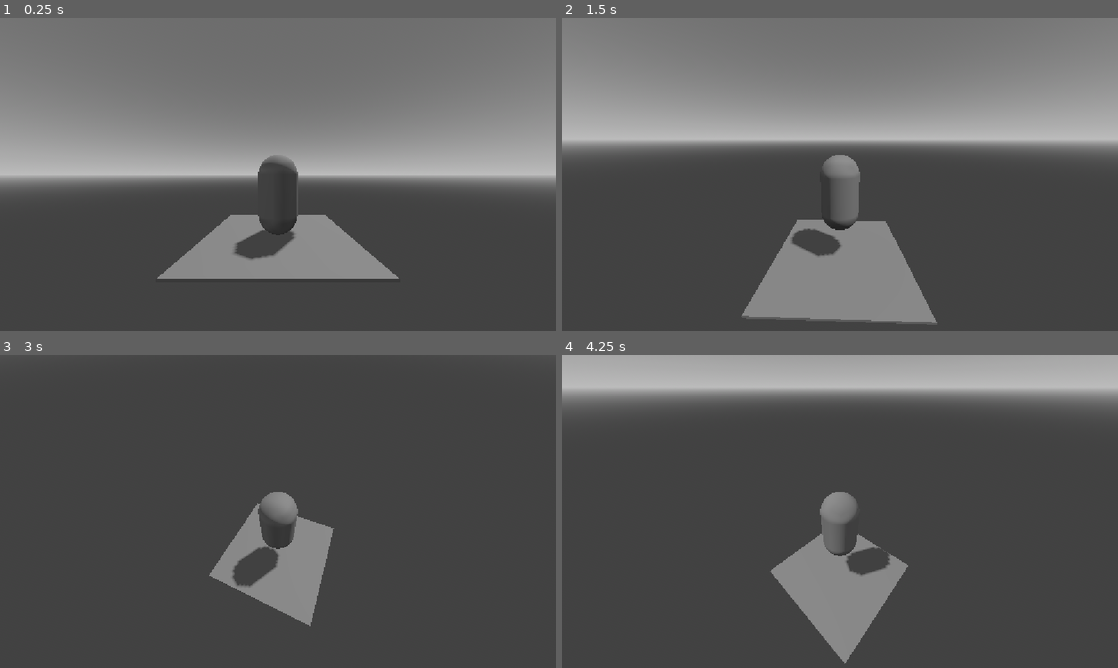
Above: before the commit, frames 1-4 (two rows, left to right).
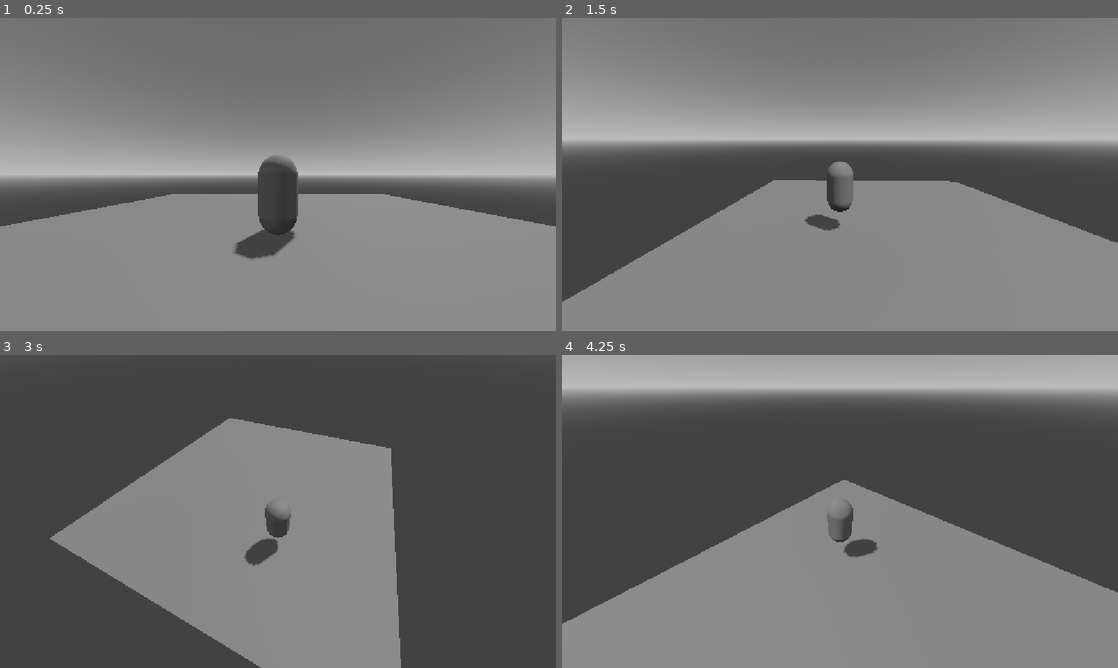
Above: after the commit, the same moments.

Repository: RayTK09/NullscapeFadingWorld
Game: Godot game, scene res://scenes/player_test.tscn
Same seed, same stepped clock (60 frames per second), same inputs: the game is played once before the commit and once after it.
Inputs (mouse positions are in pixels of both pictures, inside the frame that each line leads up to):
- Up to frame 1 (0.25 s): no input
- Up to frame 2 (1.5 s): tap Enter at 0.5 s; move the mouse to (962, 158) at 0.52 s; hold D (Right) 0.53-1.28 s; tap Mouse wheel up (zoomIn, bound only after the commit) at 0.6 s; click (962, 158) at 0.67 s; tap Space (Jump) at 0.77 s; tap Mouse wheel down (zoomOut, bound only after the commit) at 0.8, 1.35 s; move the mouse to (728, 190) at 1.27 s; hold S (Backward) from 1.28 s (still down); click (728, 190) at 1.42 s
- Up to frame 3 (3 s): tap Space (Jump) at 1.52, 2.75 s; tap Mouse wheel up (zoomIn, bound only after the commit) at 1.55, 2.1 s; move the mouse to (333, 442) at 2.02 s; release S (Backward) at 2.03 s; hold D (Right) 2.03-2.78 s; click (333, 442) at 2.17 s; tap Mouse wheel down (zoomOut, bound only after the commit) at 2.3, 2.85 s; move the mouse to (250, 574) at 2.77 s; hold W (Forward) from 2.78 s (still down); click (250, 574) at 2.92 s
- Up to frame 4 (4.25 s): tap Space (Jump) at 3.02, 3.77 s; tap Mouse wheel up (zoomIn, bound only after the commit) at 3.05 s; move the mouse to (1006, 558) at 3.52 s; release W (Forward) at 3.53 s; hold A (Left) from 3.53 s (still down); tap Alt at 3.6 s; click (1006, 558) at 3.67 s; tap Mouse wheel down (zoomOut, bound only after the commit) at 3.8 s

The runs differ from the first frame. In frame 1, 34% of the frame differs, in the area x 0-100%, y 56-100%; in frame 2, 30%; in frame 3, 30%; in frame 4, 34%, in the area x 0-100%, y 40-100%.

Commit message:
finally figured out player rotation
spent an hour on figuring out how to rotate the player when it moves. I am not proud of how long this took.

Diff:
--- a/project.godot
+++ b/project.godot
@@ -70,6 +70,16 @@
 "events": [Object(InputEventKey,"resource_local_to_scene":false,"resource_name":"","device":-1,"window_id":0,"alt_press …(195 unchanged characters)…
 ]
 }
+zoomIn={
+"deadzone": 0.2,
+"events": [Object(InputEventMouseButton,"resource_local_to_scene":false,"resource_name":"","device":-1,"window_id":0,"alt_pressed":false,"shift_pressed":false,"ctrl_pressed":false,"meta_pressed":false,"button_mask":8,"position":Vector2(79, 10),"global_position":Vector2(88, 58),"factor":1.0,"button_index":4,"canceled":false,"pressed":true,"double_click":false,"script":null)
+]
+}
+zoomOut={
+"deadzone": 0.2,
+"events": [Object(InputEventMouseButton,"resource_local_to_scene":false,"resource_name":"","device":-1,"window_id":0,"alt_pressed":false,"shift_pressed":false,"ctrl_pressed":false,"meta_pressed":false,"button_mask":16,"position":Vector2(223, 28),"global_position":Vector2(232, 76),"factor":1.0,"button_index":5,"canceled":false,"pressed":true,"double_click":false,"script":null)
+]
+}
 
 [layer_names]
 
--- a/scenes/player.tscn
+++ b/scenes/player.tscn
@@ -16,10 +16,14 @@
 [node name="MeshInstance3D" type="MeshInstance3D" parent="." unique_id=435413619]
 mesh = SubResource("CapsuleMesh_2qw5g")
 
-[node name="SpringArm3D" type="SpringArm3D" parent="." unique_id=1452800248]
+[node name="pivotX" type="Node3D" parent="." unique_id=341366998]
 transform = Transform3D(1, 0, 0, 0, 1, 0, 0, 0, 1, 0, 0.5, 0)
+
+[node name="pivotY" type="Node3D" parent="pivotX" unique_id=1021014850]
+
+[node name="SpringArm3D" type="SpringArm3D" parent="pivotX/pivotY" unique_id=1452800248]
 spring_length = 4.0
 
-[node name="Camera3D" type="Camera3D" parent="SpringArm3D" unique_id=38744909]
+[node name="Camera3D" type="Camera3D" parent="pivotX/pivotY/SpringArm3D" unique_id=38744909]
 transform = Transform3D(1, 0, 0, 0, 1, 0, 0, 0, 1, 0, 0, 4)
 fov = 90.0
--- a/scenes/player_test.tscn
+++ b/scenes/player_test.tscn
@@ -32,9 +32,9 @@
 environment = SubResource("Environment_6p80c")
 
 [node name="StaticBody3D" type="StaticBody3D" parent="." unique_id=953295335]
+transform = Transform3D(16, 0, 0, 0, 0.08369893, 0, 0, 0, 16, 0, 0, 0)
 
 [node name="CollisionShape3D" type="CollisionShape3D" parent="StaticBody3D" unique_id=1484022523]
-transform = Transform3D(3.5, 0, 0, 0, 0.050000012, 0, 0, 0, 3.5, 0, 0, 0)
 shape = SubResource("BoxShape3D_78ya6")
 
 [node name="MeshInstance3D" type="MeshInstance3D" parent="StaticBody3D/CollisionShape3D" unique_id=148345599]
--- a/scripts/Player.gd
+++ b/scripts/Player.gd
@@ -3,19 +3,24 @@
 const JUMP_VELOCITY = 4.5
 
 @onready var globals : global = get_node("/root/Global")
-@onready var camera : Camera3D = $SpringArm3D/Camera3D
-@onready var arm : SpringArm3D = $SpringArm3D
+@onready var camera : Camera3D = $pivotX/pivotY/SpringArm3D/Camera3D
+@onready var arm : SpringArm3D = $pivotX/pivotY/SpringArm3D
+@onready var camPivotX : Node3D = $pivotX
+@onready var camPivotY : Node3D = $pivotX/pivotY
 
 @export var playerClass : int
 
 var speedMultiplier : int = 1
-var maxSpeed : float = 5.0
+var maxSpeed : float = 3.0
+var acceleration : float = 5.0
 var rotX : float
 var rotY : float
+var distanceToPlayer : int = 4
 
 
 func _ready() -> void:
 	camera.fov = globals.playerFov
+	Input.mouse_mode = Input.MOUSE_MODE_CAPTURED
 
 
 func _input(event: InputEvent) -> void:
@@ -24,13 +29,28 @@
 	if event is InputEventMouseMotion:
 		rotX -= event.screen_relative.x * globals.playerSens
 		rotY -= event.screen_relative.y * globals.playerSens
-		arm.transform.basis = Basis()
-		arm.rotate_x(rotY)
-		arm.rotate_y(rotX)
+		camPivotX.transform.basis = Basis()
+		camPivotY.transform.basis = Basis()
+		camPivotY.rotate_x(rotY)
+		camPivotX.rotate_y(rotX)
 
-		if arm.rotation == Vector3(deg_to_rad(-90), 0, 0):
-			rotate_x(deg_to_rad(90))
+		camPivotY.rotation.x = clampf(camPivotY.rotation.x, -(PI / 2), PI / 2)
+		rotY = clampf(rotY, -(PI / 2), PI / 2)
+		#print(camPivot.rotation_degrees.x)
 
+	if Input.is_action_just_pressed("zoomIn"):
+		var tween = get_tree().create_tween()
+		distanceToPlayer -= 1
+		tween.tween_property(arm, "spring_length", distanceToPlayer, 0.1)
+		if distanceToPlayer < 4:
+			distanceToPlayer = 4
+
+	if Input.is_action_just_pressed("zoomOut"):
+		var tween = get_tree().create_tween()
+		distanceToPlayer += 1
+		tween.tween_property(arm, "spring_length", distanceToPlayer, 0.1)
+	if distanceToPlayer > 30:
+		distanceToPlayer = 30
 
 
 func _physics_process(delta: float) -> void:
@@ -40,18 +60,26 @@
 	if Input.is_action_just_pressed("Jump") and is_on_floor():
 		velocity.y = JUMP_VELOCITY
 
+	print(velocity)
 	var input_dir := Input.get_vector("Left", "Right", "Forward", "Backward")
-	var direction := (transform.basis * Vector3(input_dir.x, 0, input_dir.y)).normalized()
-	if direction:
-		velocity.x = direction.x * (delta * 1)
-		velocity.z = direction.z * (delta * 1)
+	var direction := (camPivotX.basis * Vector3(input_dir.x, 0, input_dir.y)).normalized()
+	direction.y = 0
+	if direction.x:
+		velocity.x = move_toward(velocity.x , maxSpeed * direction.x, acceleration * delta)
 	else:
-		velocity.x = move_toward(velocity.x, 0, (delta * 4))
-		velocity.z = move_toward(velocity.z, 0, (delta * 4))
+		velocity.x = move_toward(velocity.x , 0, acceleration * delta)
+	if direction.z:
+		velocity.z = move_toward(velocity.z , maxSpeed * direction.z, acceleration * delta)
+	else:
+		velocity.z = move_toward(velocity.z , 0, acceleration * delta)
 
-	if (velocity.x > maxSpeed):
+	if velocity.x > maxSpeed:
 		velocity.x = maxSpeed
-	if (velocity.z > maxSpeed):
+	elif velocity.x < -maxSpeed:
+		velocity.x = -maxSpeed
+	if velocity.z > maxSpeed:
 		velocity.z = maxSpeed
+	elif velocity.z < -maxSpeed:
+		velocity.z = -maxSpeed
 
 	move_and_slide()
